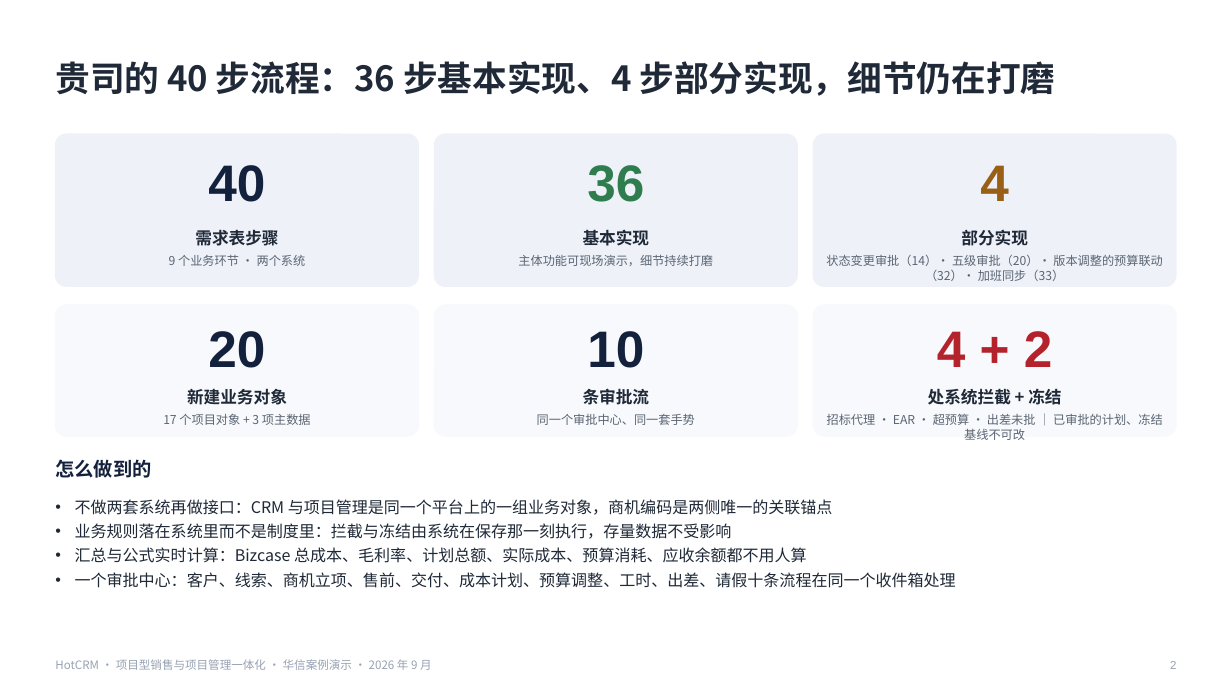
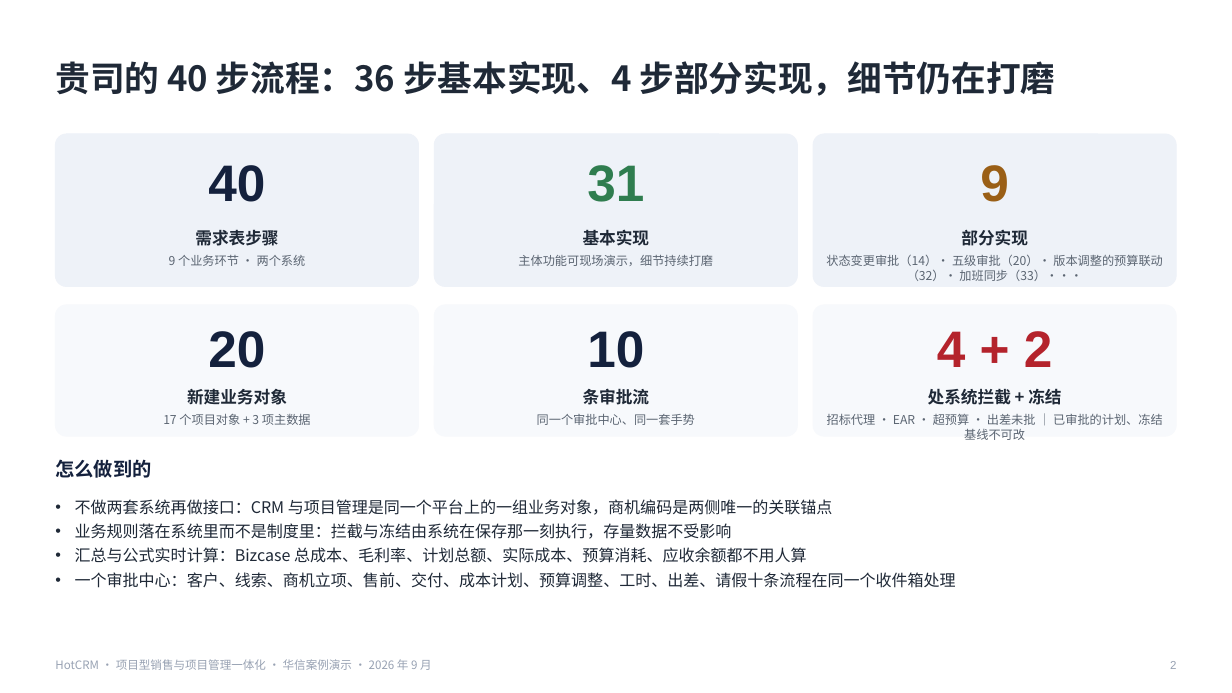
Before and after one commit to sunhaolin/hotcrm, a slide deck: slide 3 of docs/demo/psa-presales/客户汇报-华信案例.pptx (slide 2 before the commit). Drawn at 1232x693 pixels with LibreOffice and Linux fonts; fonts in the diff are those of the drawing. Boxes give left, top, right and bottom in pixels: in the first picture for what was removed or moved away, otherwise in the second. Text is boxed around its words. In the diff, an @@ line names an element or a change of style, - is before the commit and + after.

```diff
--- a/docs/demo/psa-presales/客户汇报-华信案例.pptx
+++ b/docs/demo/psa-presales/客户汇报-华信案例.pptx
@@ text at box(587, 165, 644, 202): text changed @@
-36
+31
@@ text at box(980, 165, 1009, 202): text changed @@
-4
+9
@@ text at box(826, 255, 1162, 281): text changed @@
-状态变更审批（14）· 五级审批（20）· 版本调整的预算联动（32）· 加班同步（33）
+状态变更审批（14）· 五级审批（20）· 版本调整的预算联动（32）· 加班同步（33）···
```
Also in this commit, not shown: 5 other slides changed, 2 slides removed, 2 other files.
